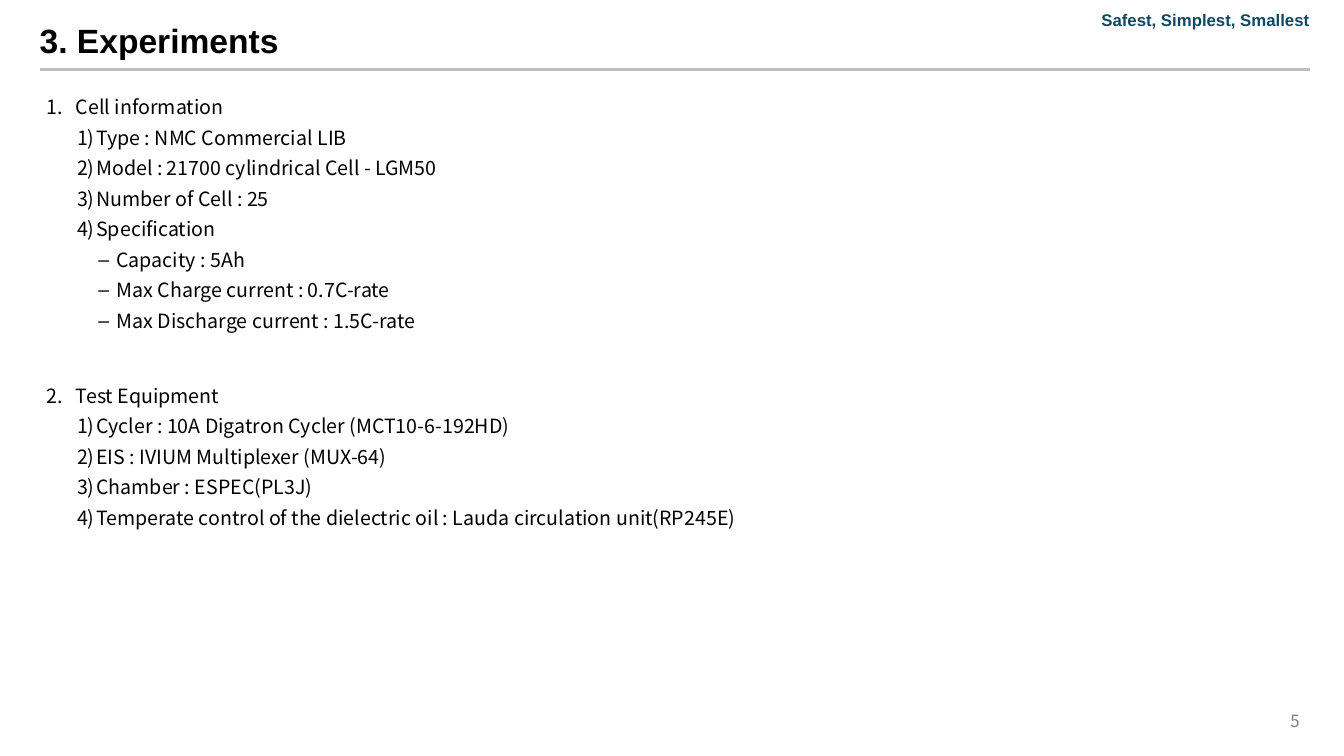
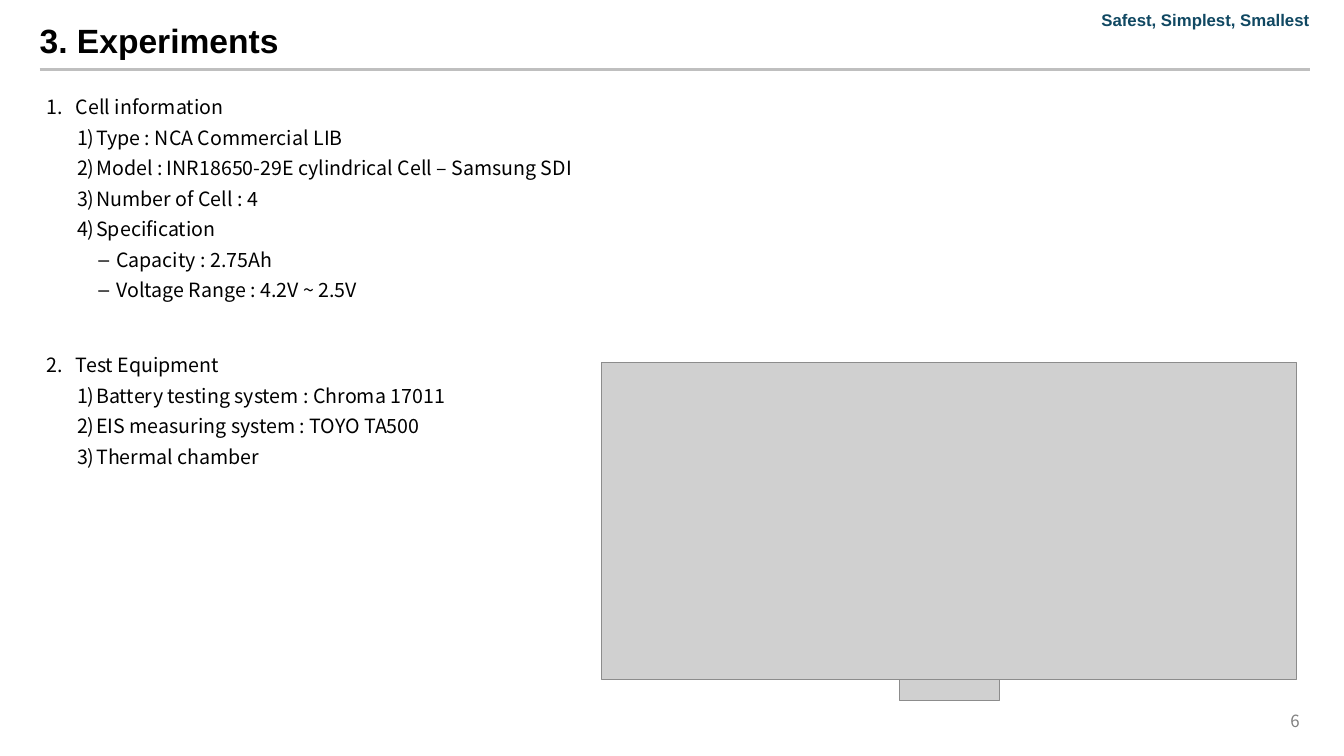
Before and after one commit to Jeong97/Practice_with_paper_data_sets, a slide deck: slide 6 of A comparative study of different features extracted from EIS in SoH for LIB/A comparative study of different features extracted from EIS in SoH for LIB-V00.01-241106.pptx (slide 5 before the commit). Drawn at 1344x756 pixels with LibreOffice and Linux fonts; fonts in the diff are those of the drawing; grey boxes stand for pictures; background and template pictures are left out. Boxes give left, top, right and bottom in pixels: in the first picture for what was removed or moved away, otherwise in the second. Text is boxed around its words. In the diff, an @@ line names an element or a change of style, - is before the commit and + after.

```diff
--- a/A comparative study of different features extracted from EIS in SoH for LIB/A comparative study of different features extracted from EIS in SoH for LIB-V00.01-241106.pptx
+++ b/A comparative study of different features extracted from EIS in SoH for LIB/A comparative study of different features extracted from EIS in SoH for LIB-V00.01-241106.pptx
@@ text at [77, 129, 572, 241]: text changed @@
-  1) Type : NMC Commercial LIB
-  2) Model : 21700 cylindrical Cell - LGM50
-  3) Number of Cell : 25
+  1) Type : NCA Commercial LIB
+  2) Model : INR18650-29E cylindrical Cell – Samsung SDI
+  3) Number of Cell : 4
@@ text at [116, 251, 357, 302]: text changed @@
-    – Capacity : 5Ah
-    – Max Charge current : 0.7C-rate
-    – Max Discharge current : 1.5C-rate
+    – Capacity : 2.75Ah
+    – Voltage Range : 4.2V ~ 2.5V
@@ text at [77, 387, 445, 468]: text changed @@
-  1) Cycler : 10A Digatron Cycler (MCT10-6-192HD)
-  2) EIS : IVIUM Multiplexer (MUX-64)
-  3) Chamber : ESPEC(PL3J)
-  4) Temperate control of the dielectric oil : Lauda circulation unit(RP245E)
+  1) Battery testing system : Chroma 17011
+  2) EIS measuring system : TOYO TA500
+  3) Thermal chamber
@@ picture added at [602, 362, 1298, 680] @@
@@ picture added at [899, 680, 999, 701] @@
@@ page number at [1290, 714, 1299, 727]: text changed @@
-5
+6
```
Also in this commit, not shown: 6 other slides changed, 5 slides added, 17 slides removed, 1 other file.
